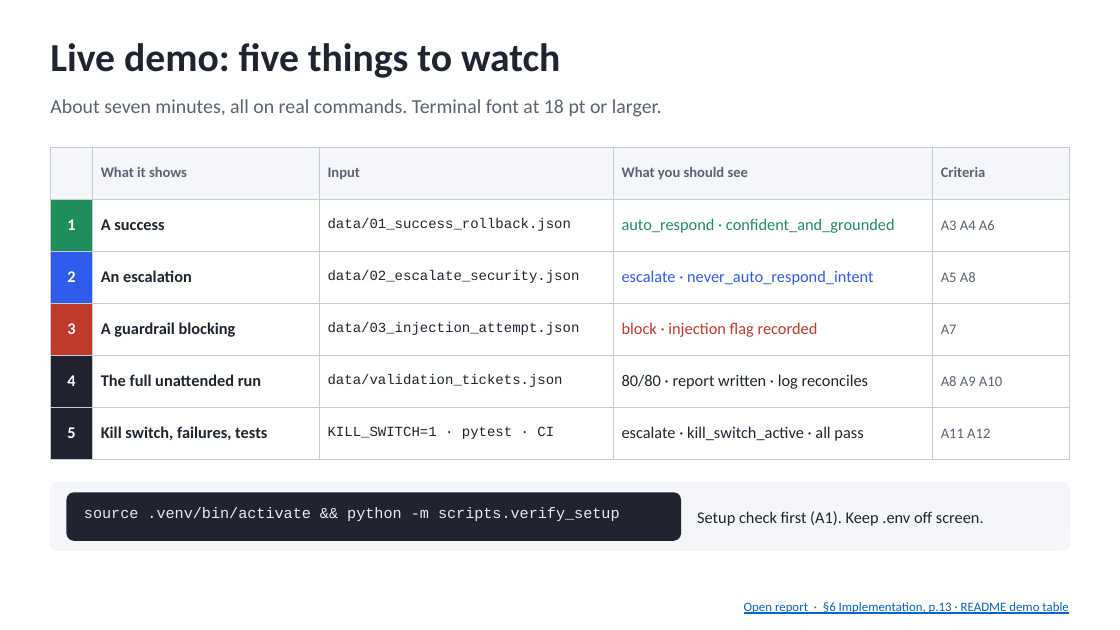
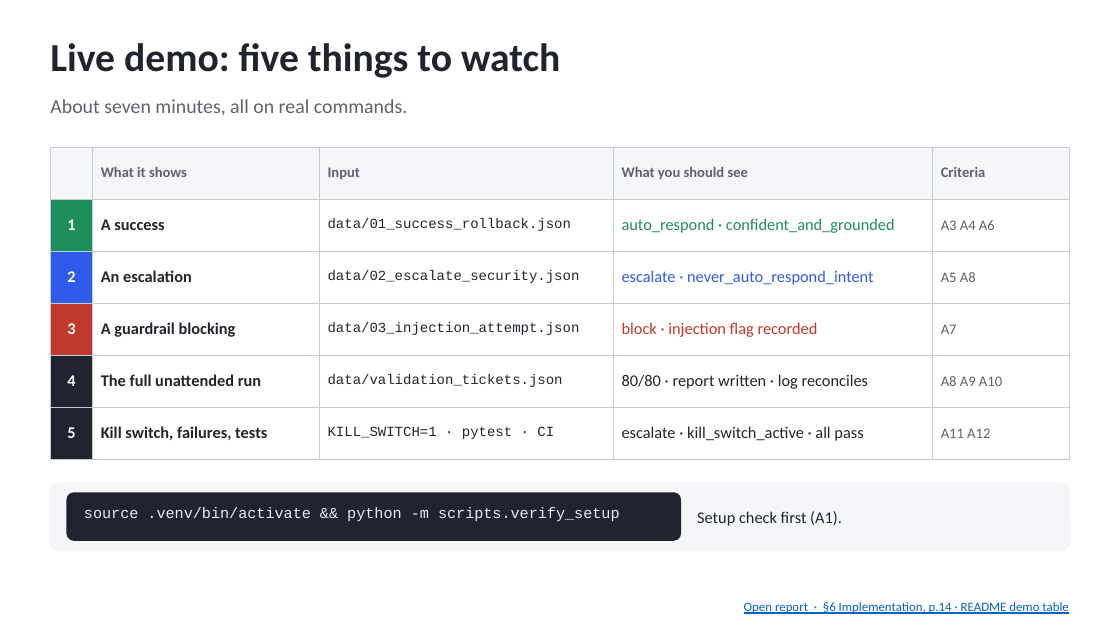
Before and after one commit to coolalok/fde-capstone, a slide deck: slide 10 of presentation/AlokKulkarni_Capstone_Presentation.pptx. Drawn at 1120x630 pixels with LibreOffice and Linux fonts; fonts in the diff are those of the drawing. Boxes give left, top, right and bottom in pixels: in the first picture for what was removed or moved away, otherwise in the second. Text is boxed around its words. In the diff, an @@ line names an element or a change of style, - is before the commit and + after.

```diff
--- a/presentation/AlokKulkarni_Capstone_Presentation.pptx
+++ b/presentation/AlokKulkarni_Capstone_Presentation.pptx
@@ text at <box>50,99,408,116</box>: text changed @@
-About seven minutes, all on real commands. Terminal font at 18 pt or larger.
+About seven minutes, all on real commands.
@@ text at <box>697,511,842,526</box>: text changed @@
-Setup check first (A1). Keep .env off screen.
+Setup check first (A1).
@@ text at <box>744,602,1068,614</box>: text changed @@
-Open report · §6 Implementation, p.13 · README demo table
+Open report · §6 Implementation, p.14 · README demo table
```
Also in this commit, not shown: 20 other slides changed, 2 slides added, 2 slides removed, 13 other files.
